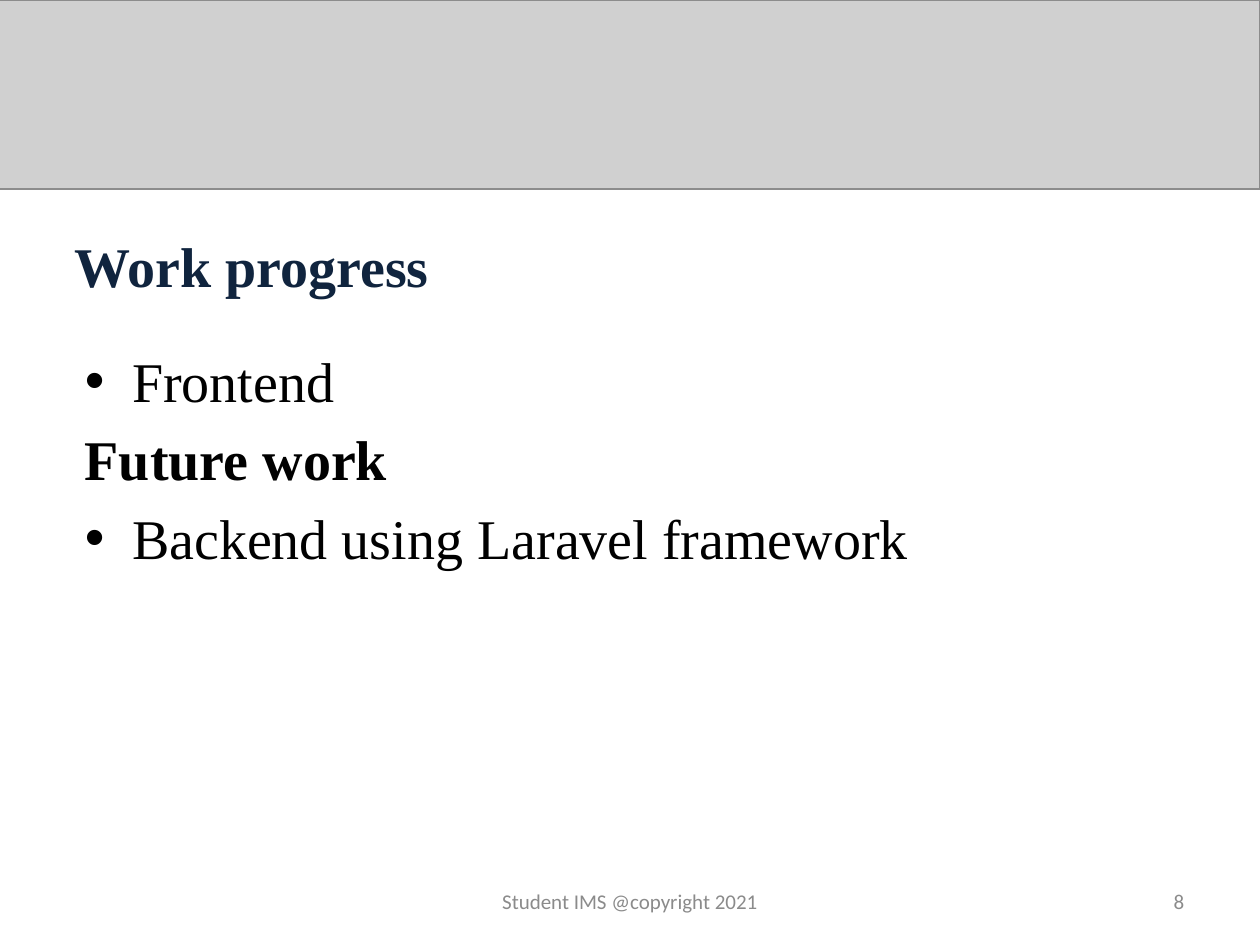
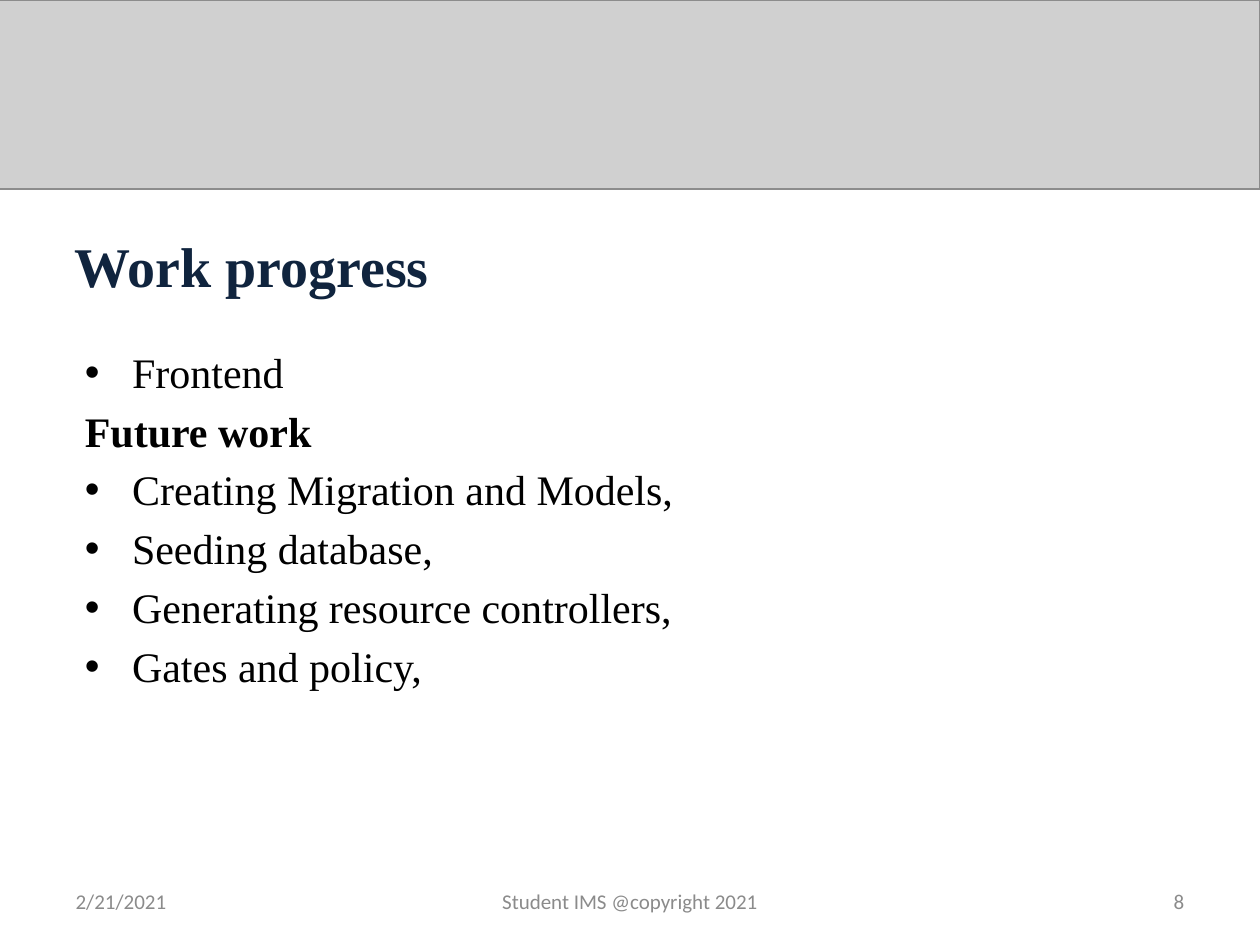
Before and after one commit to github-rinzin/documentation, a slide deck: slide 8 of fifth_review.pptx. Drawn at 1260x945 pixels with LibreOffice and Linux fonts; fonts in the diff are those of the drawing; grey boxes stand for pictures. Boxes give left, top, right and bottom in pixels: in the first picture for what was removed or moved away, otherwise in the second. Text is boxed around its words. In the diff, an @@ line names an element or a change of style, - is before the commit and + after.

```diff
--- a/fifth_review.pptx
+++ b/fifth_review.pptx
@@ text at (85, 359, 311, 448): size 32 to 24 pt in "Frontend", "Future work"; less space between paragraphs @@
@@ text at (132, 476, 673, 691): text changed; size 32 to 24 pt @@
-• Backend using Laravel framework
+• Creating Migration and Models,
+• Seeding database,
+• Generating resource controllers,
+• Gates and policy,
@@ text added at (76, 894, 167, 910), 12 pt, text #8C8C8C @@
+2/21/2021
```
Also in this commit, not shown: 8 other slides changed.
